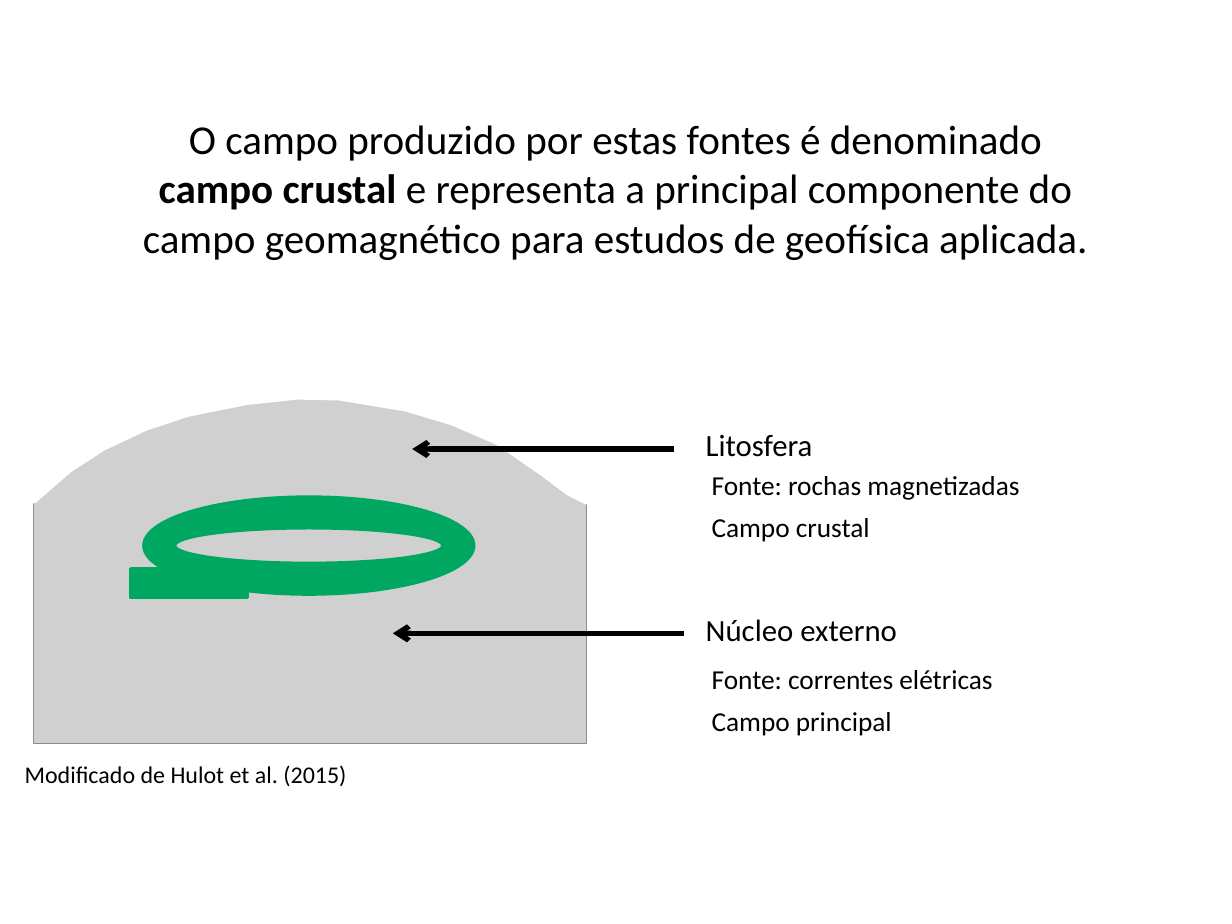
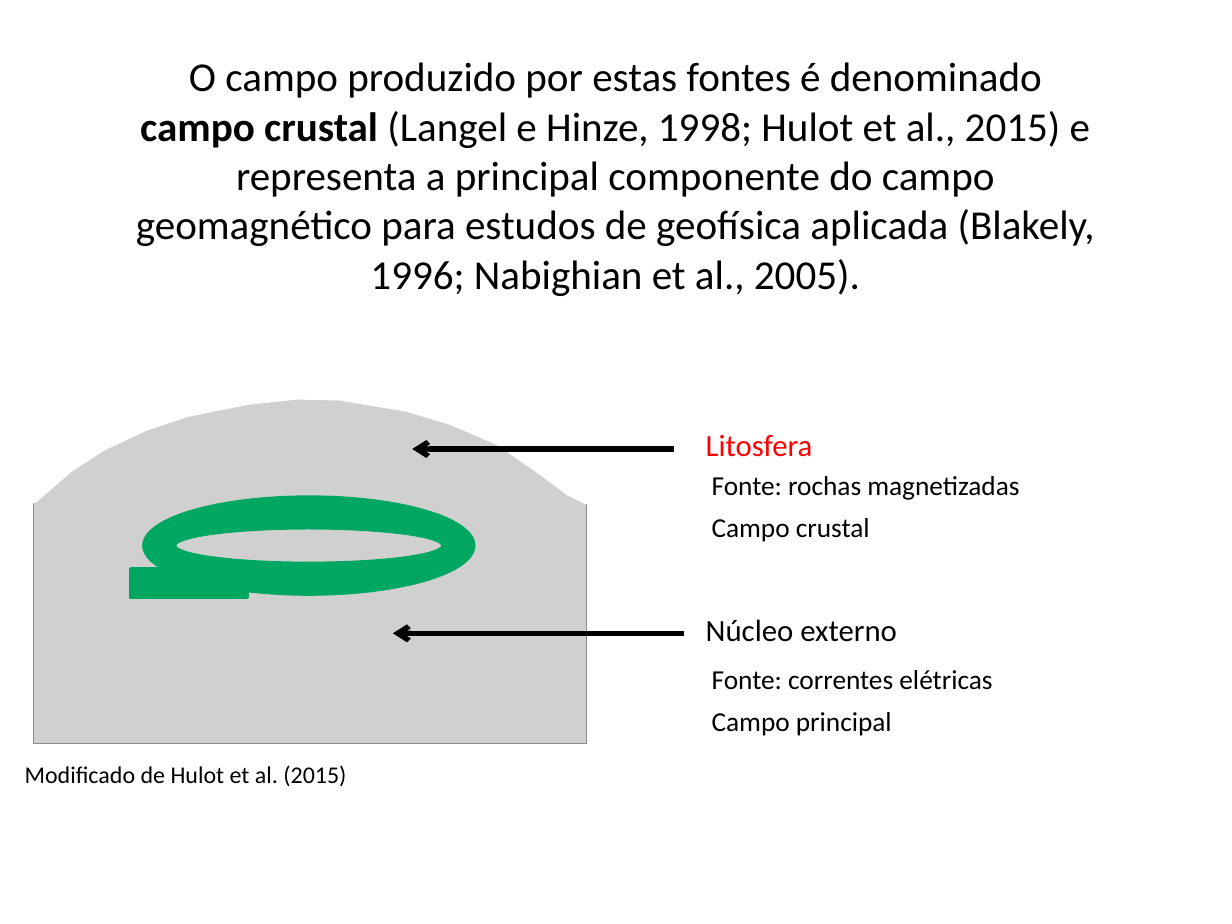
Before and after one commit to pinga-lab/CE-VII-SimBGf-2016, a slide deck: slide 13 of slides/4_anomalia_campo_total.pptx. Drawn at 1232x924 pixels with LibreOffice and Linux fonts; fonts in the diff are those of the drawing; grey boxes stand for pictures. Boxes give left, top, right and bottom in pixels: in the first picture for what was removed or moved away, otherwise in the second. Text is boxed around its words. In the diff, an @@ line names an element or a change of style, - is before the commit and + after.

Commit message:
campo geomagnetico - ate campo externo

```diff
--- a/slides/4_anomalia_campo_total.pptx
+++ b/slides/4_anomalia_campo_total.pptx
@@ text at (136, 62, 1095, 296): text changed @@
-O campo produzido por estas fontes é denominado campo crustal e representa a principal componente do campo geomagnético para estudos de geofísica aplicada.
+O campo produzido por estas fontes é denominado campo crustal (Langel e Hinze, 1998; Hulot et al., 2015) e representa a principal componente do campo geomagnético para estudos de geofísica aplicada (Blakely, 1996; Nabighian et al., 2005).
@@ text "Litosfera" at (706, 435, 813, 457): text colour #000000 to #FF0000 @@
```
Also in this commit, not shown: 5 other slides changed, 4 slides added.
